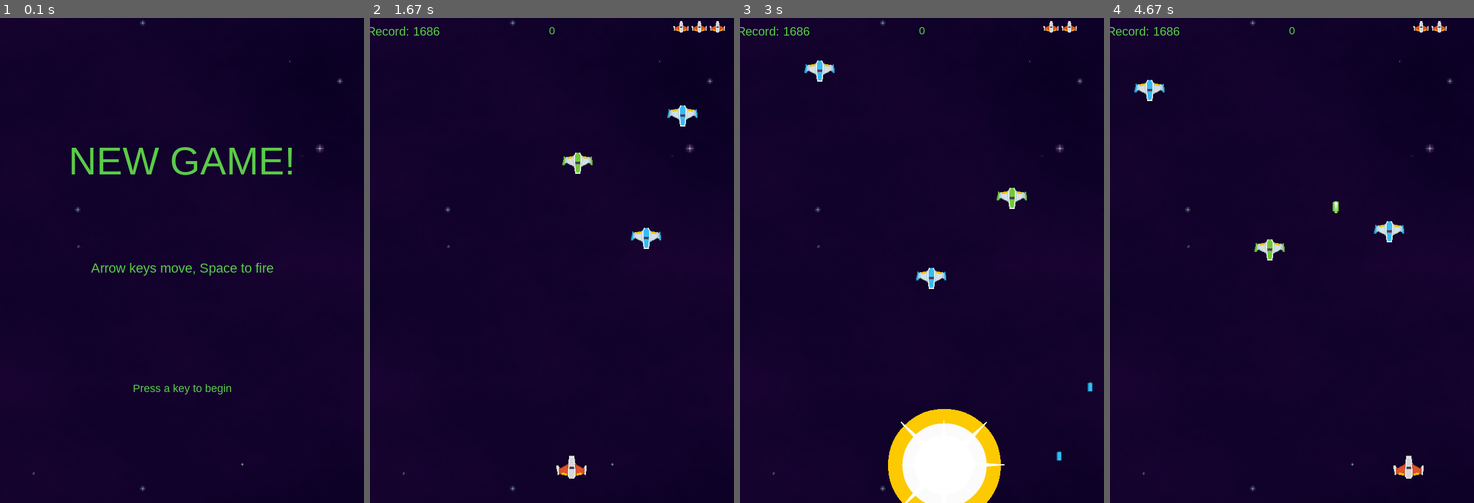
Above: before the commit, frames 1-4 (left to right).
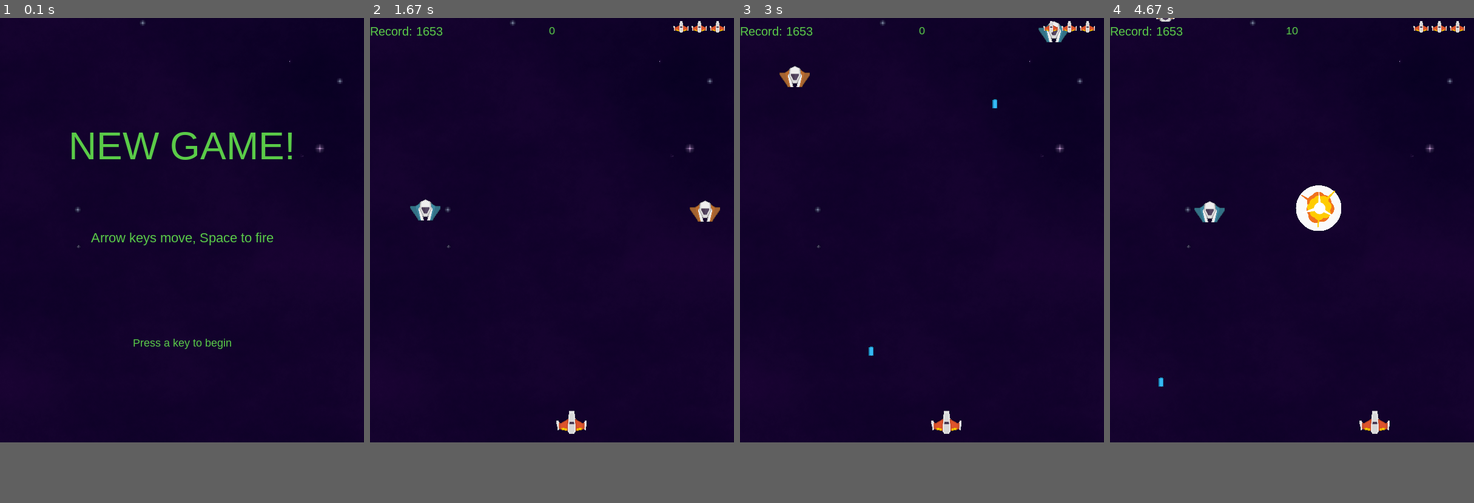
Above: after the commit, the same moments.

Repository: Ivan-Vladimirovich/Proba-2021
Game: pygame game, started from Cannon/Game.py
Same seed, same stepped clock (60 frames per second), same inputs: the game is played once before the commit and once after it.
Inputs:
- Up to frame 1 (0.1 s): no input
- Up to frame 2 (1.67 s): hold D 0.33-0.8 s; hold D 0.83-1.3 s; hold A from 1.33 s (still down)
- Up to frame 3 (3 s): release A at 1.87 s; hold A 1.9-2.3 s; hold D 2.33-2.97 s
- Up to frame 4 (4.67 s): tap Space at 3, 3.4, 3.7, 3.9, 4.2, 4.4 s; hold A 3.33-3.8 s; hold D 3.83-4.3 s; hold D from 4.33 s (still down)
In our replay, the window is 600x800 before the commit and 600x700 after it. These sizes can differ from the game's own. Grey fills any space a smaller window leaves; there, only what the larger window draws over its background counts as a difference.

The runs differ from the first frame. In frame 1, 3.2% of the frame differs, in the area x 8-81%, y 23-98%; in frame 2, 1.6%; in frame 3, 13%, in the area x 0-100%, y 0-100%; in frame 4, 2.5%.

Commit message:
Добавлен новый класс врагов. Изменены картинки врагов первого класса

Diff:
--- a/Cannon/Game.py
+++ b/Cannon/Game.py
@@ -1,51 +1,66 @@
 import pygame
 from random import randint, choice
 from os import path
+
 # Настройки экрана
 pygame.init()
 xsc = 600
-ysc = 800
+ysc = 700
 FPS = 35
 SCREEN_SIZE = [xsc, ysc]
 screen = pygame.display.set_mode((xsc, ysc))
 pygame.mixer.init()
+
 # Загрузка всех изображений
-img_dir = path.join(path.dirname(__file__), 'C:\\Users\\ВАНЯ\\Proba-2021\\img')
+img_dir = path.join(path.dirname(__file__), 'C:\\Users\\User\\Proba-2021\\img')
 snd_dir = path.join(path.dirname(__file__), 'snd')
 Bad = []
-background = pygame.image.load(path.join(img_dir, "C:\\Users\\ВАНЯ\\Proba-2021\\img\\back.png")).convert()
+Bad_ufo = []
+background = pygame.image.load(path.join(img_dir, "C:\\Users\\User\\Proba-2021\\img\\back.png")).convert()
 background_rect = background.get_rect()
-player_img = pygame.image.load(path.join(img_dir, "C:\\Users\\ВАНЯ\\Proba-2021\\img\\playerShip1_orange.png")).convert()
+player_img = pygame.image.load(path.join(img_dir, "C:\\Users\\User\\Proba-2021\\img\\playerShip1_orange.png")).convert()
 player_mini_img = pygame.transform.scale(player_img, (25, 19))
 player_mini_img.set_colorkey((0, 0, 0))
-Bad.append(pygame.image.load(path.join(img_dir, "C:\\Users\\ВАНЯ\\Proba-2021\\img\\playerShip1_blue.png")).convert())
-Bad.append(pygame.image.load(path.join(img_dir, "C:\\Users\\ВАНЯ\\Proba-2021\\img\\playerShip1_green.png")).convert())
-Bad.append(pygame.image.load(path.join(img_dir, "C:\\Users\\ВАНЯ\\Proba-2021\\img\\playerShip1_red.png")).convert())
-Bad.append(pygame.image.load(path.join(img_dir, "C:\\Users\\ВАНЯ\\Proba-2021\\img\\playerShip3_orange.png")).convert())
+Bad.append(pygame.image.load(path.join(img_dir, "C:\\Users\\User\\Proba-2021\\img\\Enemies\\enemyRed1.png")).convert())
+Bad.append(pygame.image.load(path.join(img_dir, "C:\\Users\\User\\Proba-2021\\img\\Enemies\\enemyRed2.png")).convert())
+Bad.append(pygame.image.load(path.join(img_dir, "C:\\Users\\User\\Proba-2021\\img\\Enemies\\enemyRed5.png")).convert())
+Bad.append(pygame.image.load(path.join(img_dir, "C:\\Users\\User\\"
+                                                "Proba-2021\\img\\Enemies\\enemyBlack1.png")).convert())
+Bad.append(pygame.image.load(path.join(img_dir, "C:\\Users\\User\\Proba-2021\\"
+                                                "img\\Enemies\\enemyBlack2.png")).convert())
+Bad.append(pygame.image.load(path.join(img_dir, "C:\\Users\\User\\Proba-2021\\img\\"
+                                                "Enemies\\enemyBlack4.png")).convert())
+Bad.append(pygame.image.load(path.join(img_dir, "C:\\Users\\User\\Proba-2021\\img\\Enemies\\enemyBlue1.png")).convert())
+Bad.append(pygame.image.load(path.join(img_dir, "C:\\Users\\User\\Proba-2021\\img\\Enemies\\enemyBlue2.png")).convert())
+Bad.append(pygame.image.load(path.join(img_dir, "C:\\Users\\User\\Proba-2021\\img\\Enemies\\enemyBlue3.png")).convert())
+Bad_ufo.append(pygame.image.load(path.join(img_dir, "C:\\Users\\User\\Proba-2021\\img\\ufoBlue.png")).convert())
+Bad_ufo.append(pygame.image.load(path.join(img_dir, "C:\\Users\\User\\Proba-2021\\img\\ufoGreen.png")).convert())
+Bad_ufo.append(pygame.image.load(path.join(img_dir, "C:\\Users\\User\\Proba-2021\\img\\ufoRed.png")).convert())
+Bad_ufo.append(pygame.image.load(path.join(img_dir, "C:\\Users\\User\\Proba-2021\\img\\ufoYellow.png")).convert())
 bullet_img = pygame.image.load(path.join(img_dir,
-                                         "C:\\Users\\ВАНЯ\\Proba-2021\\img\\Lasers\\laserGreen10.png")).convert()
-bomb_img = pygame.image.load(path.join(img_dir, "C:\\Users\\ВАНЯ\\Proba-2021\\img\\Lasers\\laserBlue12.png")).convert()
-shoot_gun_sound = pygame.mixer.Sound(path.join(snd_dir, "C:\\Users\\ВАНЯ\\Proba-2021\\snd\\Laser_Shoot_gun.wav"))
-shoot_bomb_sound = pygame.mixer.Sound(path.join(snd_dir, "C:\\Users\\ВАНЯ\\Proba-2021\\snd\\Laser_Shoot_bomb.wav"))
-exp_sound = pygame.mixer.Sound(path.join(snd_dir, "C:\\Users\\ВАНЯ\\Proba-2021\\snd\\Explosion.wav"))
-exp2_sound = pygame.mixer.Sound(path.join(snd_dir, "C:\\Users\\ВАНЯ\\Proba-2021\\snd\\Explosion2.wav"))
-healf_snd = pygame.mixer.Sound(path.join(snd_dir, "C:\\Users\\ВАНЯ\\Proba-2021\\snd\\Explosion5.wav"))
+                                         "C:\\Users\\User\\Proba-2021\\img\\Lasers\\laserGreen10.png")).convert()
+bomb_img = pygame.image.load(path.join(img_dir, "C:\\Users\\User\\Proba-2021\\img\\Lasers\\laserBlue12.png")).convert()
+shoot_gun_sound = pygame.mixer.Sound(path.join(snd_dir, "C:\\Users\\User\\Proba-2021\\snd\\Laser_Shoot_gun.wav"))
+shoot_bomb_sound = pygame.mixer.Sound(path.join(snd_dir, "C:\\Users\\User\\Proba-2021\\snd\\Laser_Shoot_bomb.wav"))
+exp_sound = pygame.mixer.Sound(path.join(snd_dir, "C:\\Users\\User\\Proba-2021\\snd\\Explosion.wav"))
+exp2_sound = pygame.mixer.Sound(path.join(snd_dir, "C:\\Users\\User\\Proba-2021\\snd\\Explosion2.wav"))
+healf_snd = pygame.mixer.Sound(path.join(snd_dir, "C:\\Users\\User\\Proba-2021\\snd\\Explosion5.wav"))
 explos_snd = [exp_sound, exp2_sound]
-pygame.mixer.music.load(path.join(snd_dir, "C:\\Users\\ВАНЯ\\Proba-2021\\snd\\POL-fortress-short.wav"))
+pygame.mixer.music.load(path.join(snd_dir, "C:\\Users\\User\\Proba-2021\\snd\\POL-fortress-short.wav"))
 pygame.mixer.music.set_volume(0.6)
 explosion_anim = dict()
 explosion_anim['lg'] = []
 explosion_anim['sm'] = []
 explosion_anim['gun'] = []
 for i in range(9):
-    filename = "C:\\Users\\ВАНЯ\\Proba-2021\\img\\Explosive\\regularExplosion0{}.png".format(i)
+    filename = "C:\\Users\\User\\Proba-2021\\img\\Explosive\\regularExplosion0{}.png".format(i)
     img = pygame.image.load(path.join(img_dir, filename)).convert()
     img.set_colorkey((0, 0, 0))
     img_lg = pygame.transform.scale(img, (75, 75))
     explosion_anim['lg'].append(img_lg)
     img_sm = pygame.transform.scale(img, (32, 32))
     explosion_anim['sm'].append(img_sm)
-    filename = "C:\\Users\\ВАНЯ\\Proba-2021\\img\\Explosive\\sonicExplosion0{}.png".format(i)
+    filename = "C:\\Users\\User\\Proba-2021\\img\\Explosive\\sonicExplosion0{}.png".format(i)
     img = pygame.image.load(path.join(img_dir, filename)).convert()
     img.set_colorkey((0, 0, 0))
     explosion_anim['gun'].append(img)
@@ -64,7 +79,7 @@
         self.image.set_colorkey((0, 0, 0))
         self.rect = self.image.get_rect()
         self.radius = 20
-        self.rect.bottom = yg*0.95
+        self.rect.bottom = yg*0.98
         self.rect.centerx = xg/2
         self.healf = 3
         self.speedx = 0
@@ -78,7 +93,7 @@
         if self.hidden and pygame.time.get_ticks() - self.hide_timer > 1000:
             self.hidden = False
             self.rect.centerx = xsc / 2
-            self.rect.bottom = ysc * 0.95
+            self.rect.bottom = ysc * 0.98
         self.speedx = 0
         keystate = pygame.key.get_pressed()
         if keystate[pygame.K_a]:
@@ -132,7 +147,7 @@
     """
     def __init__(self):
         pygame.sprite.Sprite.__init__(self)
-        self.image = pygame.transform.scale(pygame.transform.rotate(Bad[randint(0, len(Bad)-1)], 180), (50, 35))
+        self.image = pygame.transform.scale(Bad[randint(0, len(Bad)-1)], (50, 35))
         self.image.set_colorkey((0, 0, 0))
         self.rect = self.image.get_rect()
         self.radius = int(self.rect.width * .85 / 2)
@@ -159,7 +174,7 @@
         elif self.rect.x < 15:
             self.flag_x = 0
             self.speedy = randint(5, 15)
-        if self.rect.y > 0.6*ysc - 15:
+        if self.rect.y > 0.6*ysc:
             self.flag_y = 0
             self.speedy = randint(5, 15)
         elif self.rect.y < 15:
@@ -168,6 +183,49 @@
 
         k = randint(0, 1000)
         if k < 10:
+            bomb = Bomb(self.rect.x, self.rect.y)
+            all_sprites.add(bomb)
+            bombs.add(bomb)
+            shoot_bomb_sound.play()
+
+
+class TargetUfo(pygame.sprite.Sprite):
+    """
+         Класс врагов. Перемещение, отрисовка и вызов бомбы
+    """
+    def __init__(self):
+        pygame.sprite.Sprite.__init__(self)
+        self.image = pygame.transform.scale(Bad_ufo[randint(0, len(Bad_ufo)-1)], (50, 50))
+        self.image.set_colorkey((0, 0, 0))
+        self.rect = self.image.get_rect()
+        self.radius = int(self.rect.width * 0.9 / 2)
+
+        self.rect.bottom = randint(100, 400)
+        self.speedy = randint(8, 18)
+        self.healf = 4
+        self.flag_x = randint(0, 2)
+        self.flag_y = randint(0, 2)
+        if self.flag_x == 0:
+            self.rect.centerx = randint(-50, 0)
+        else:
+            self.rect.centerx = randint(xsc, xsc+50)
+
+    def update(self):
+        if self.flag_x == 0:
+            self.rect.x += self.speedy
+            if self.rect.x > xsc + 50:
+                self.kill()
+        else:
+            self.rect.x -= self.speedy
+            if self.rect.x < -50:
+                self.kill()
+        if self.flag_y == 0:
+            self.rect.y += self.speedy/4
+        else:
+            self.rect.y -= self.speedy/4
+
+        k = randint(0, 1000)
+        if k < 100:
             bomb = Bomb(self.rect.x, self.rect.y)
             all_sprites.add(bomb)
             bombs.add(bomb)
@@ -262,7 +320,7 @@
 
 # Первичные установки
 
-score_max = open("C:\\Users\\ВАНЯ\\Proba-2021\\Cannon\\scroe.txt")
+score_max = open("C:\\Users\\User\\Proba-2021\\Cannon\\scroe.txt")
 score_rec = int(score_max.read())
 score_max.close()
 
@@ -278,7 +336,8 @@
 score = 0
 flag_mob = 0
 wrag = 1
-for i in range(3):
+score_wall = 10
+for i in range(2):
     m = Target()
     all_sprites.add(m)
     mobs.add(m)
@@ -291,12 +350,12 @@
 # главный цикл игры
 while runGame:
     clock.tick(FPS)
+
     # Окно  Game Over  при окончании игры
     if game_over:
-        score_max = open("C:\\Users\\ВАНЯ\\Proba-2021\\Cannon\\scroe.txt")
+        score_max = open("C:\\Users\\User\\Proba-2021\\Cannon\\scroe.txt")
         score_rec = int(score_max.read())
         score_max.close()
-        show_go_screen()
         game_over = False
         all_sprites = pygame.sprite.Group()
         mobs = pygame.sprite.Group()
@@ -304,16 +363,24 @@
         bombs = pygame.sprite.Group()
         gun = Cannon(xsc, ysc)
         all_sprites.add(gun)
-        for i in range(3):
+        for i in range(2):
             m = Target()
             all_sprites.add(m)
             mobs.add(m)
         score = 0
         flag_mob = 0
         wrag = 1
-
-    # добавление моба при наборе +100 очков
-    if score // 100 == wrag:
+        score_wall = 10
+        show_go_screen()
+    # Вызов нло
+    if score > score_wall:
+        c = TargetUfo()
+        all_sprites.add(c)
+        mobs.add(c)
+        score_wall += randint(60, 120)
+
+    # добавление моба при наборе очков
+    if score // 120 == wrag:
         flag_mob = 1
         score += 1
         wrag += 1
@@ -338,7 +405,7 @@
     screen.blit(background, background_rect)
     all_sprites.draw(screen)
     draw_text(screen, str(score), 18, xsc / 2, 10)
-    draw_text(screen, "Record: "+str(score_rec), 20, 55, 10)
+    draw_text(screen, "Record: "+str(score_rec), 20, 60, 10)
     draw_lives(screen, xsc - 100, 5, gun.healf,
                player_mini_img)
     # Проверка, не ударил ли моб игрокa
@@ -353,19 +420,20 @@
     if gun.healf == 0 and not death_explosion.alive():
         game_over = True
         if score > score_rec:
-            score_max = open("C:\\Users\\ВАНЯ\\Proba-2021\\Cannon\\scroe.txt", 'w')
+            score_max = open("C:\\Users\\User\\Proba-2021\\Cannon\\scroe.txt", 'w')
             score_max.write(str(score))
             score_max.close()
     # Проверка столкновения пули с мишенью
     hits = pygame.sprite.groupcollide(mobs, bullets, True, True)
     for hit in hits:
-        score += 10
+        score += 10 if hit.__class__.__name__ == 'Target' else 20
         choice(explos_snd).play()
         exp = Explosion(hit.rect.center, 'lg')
         all_sprites.add(exp)
-        m = Target()
-        all_sprites.add(m)
-        mobs.add(m)
+        if hit.__class__.__name__ == 'Target':
+            m = Target()
+            all_sprites.add(m)
+            mobs.add(m)
 
     # После отрисовки всего, переворачиваем экран
     pygame.display.flip()
--- a/Cannon/scroe.txt
+++ b/Cannon/scroe.txt
@@ -1 +1 @@
-1686
+1653
